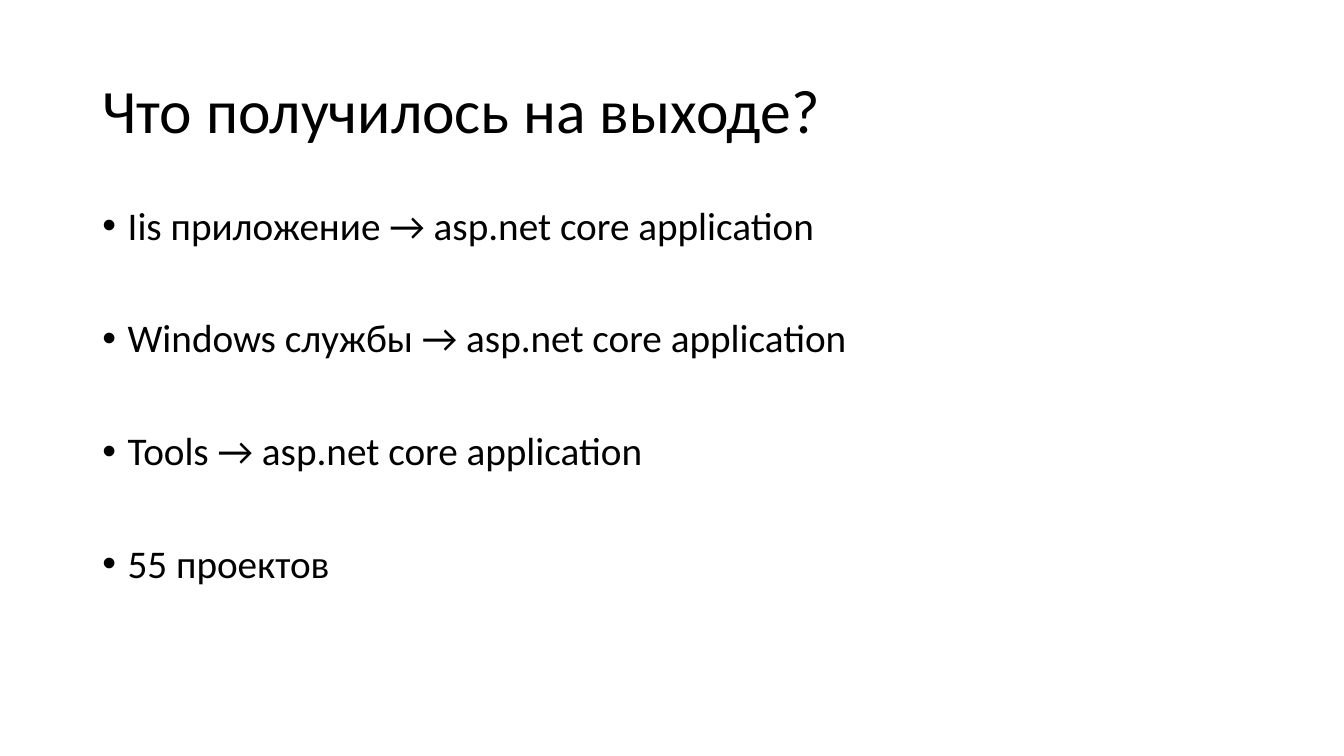
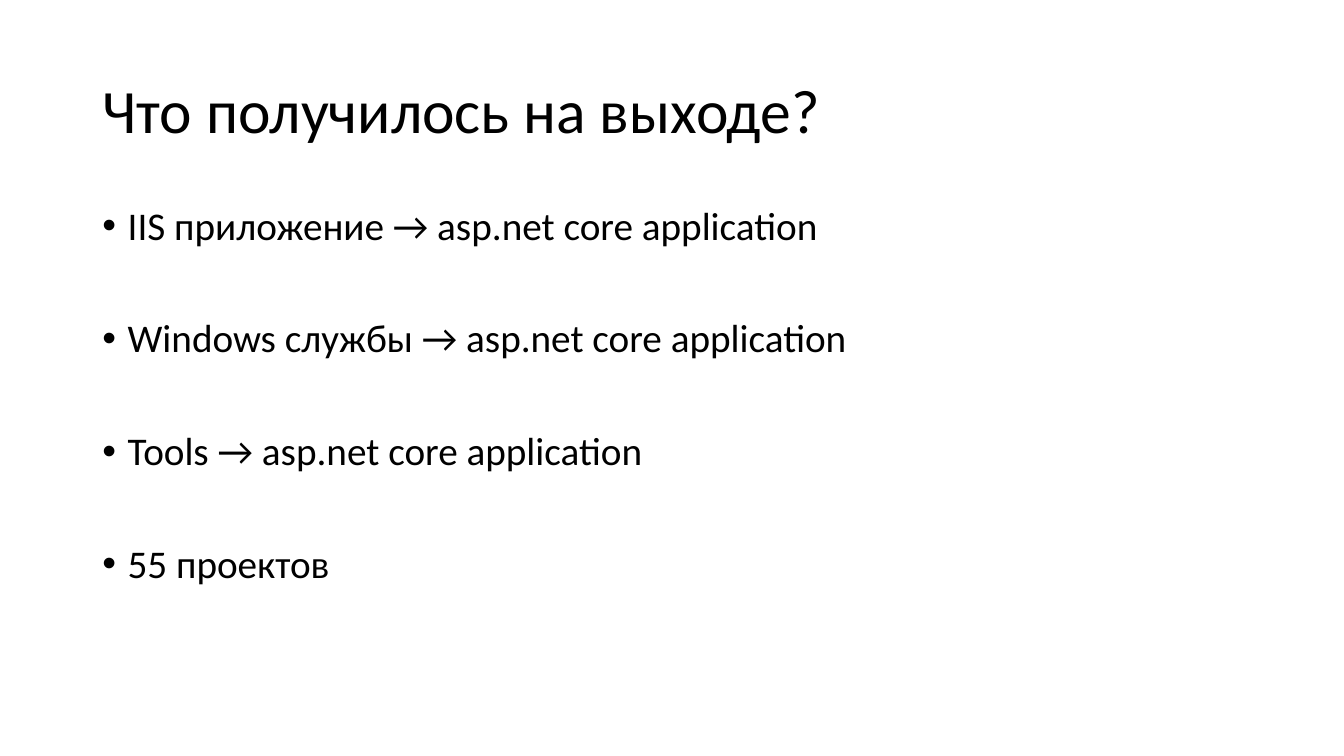
Before and after one commit to aensidhe/presentations, a slide deck: slide 22 of 2017/10/net core and linux in production.pptx (slide 19 before the commit). Drawn at 1344x756 pixels with LibreOffice and Linux fonts; fonts in the diff are those of the drawing. Boxes give left, top, right and bottom in pixels: in the first picture for what was removed or moved away, otherwise in the second. Text is boxed around its words. In the diff, an @@ line names an element or a change of style, - is before the commit and + after.

```diff
--- a/2017/10/net core and linux in production.pptx
+++ b/2017/10/net core and linux in production.pptx
@@ text at [128,212,817,247]: text changed @@
-• Iis приложение → asp.net core application
+• IIS приложение → asp.net core application
```
Also in this commit, not shown: 10 other slides changed, 2 slides added.
